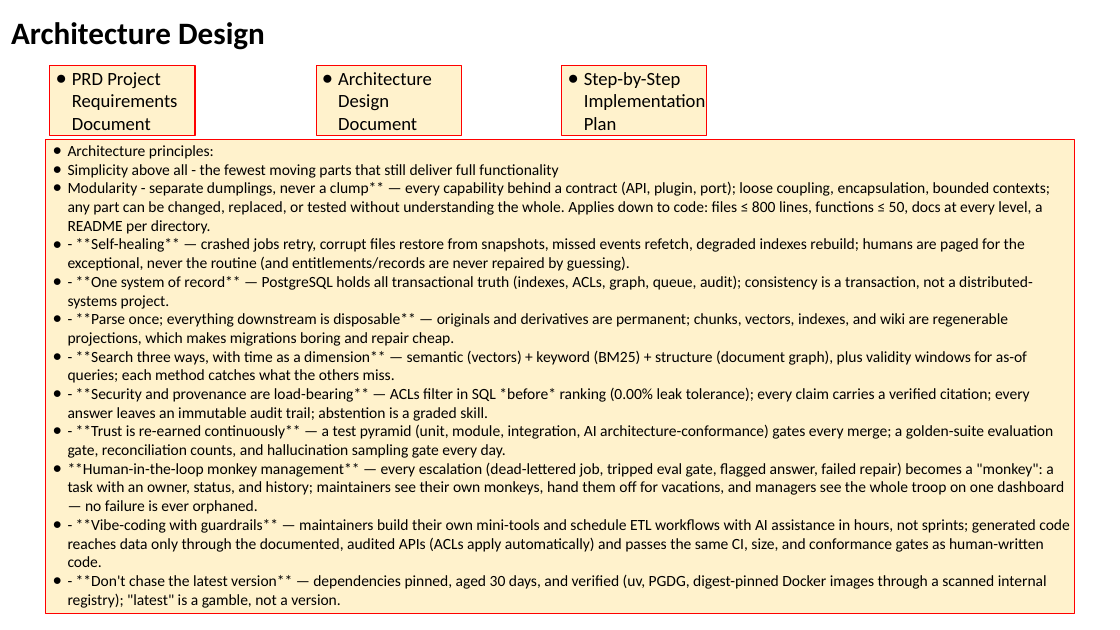
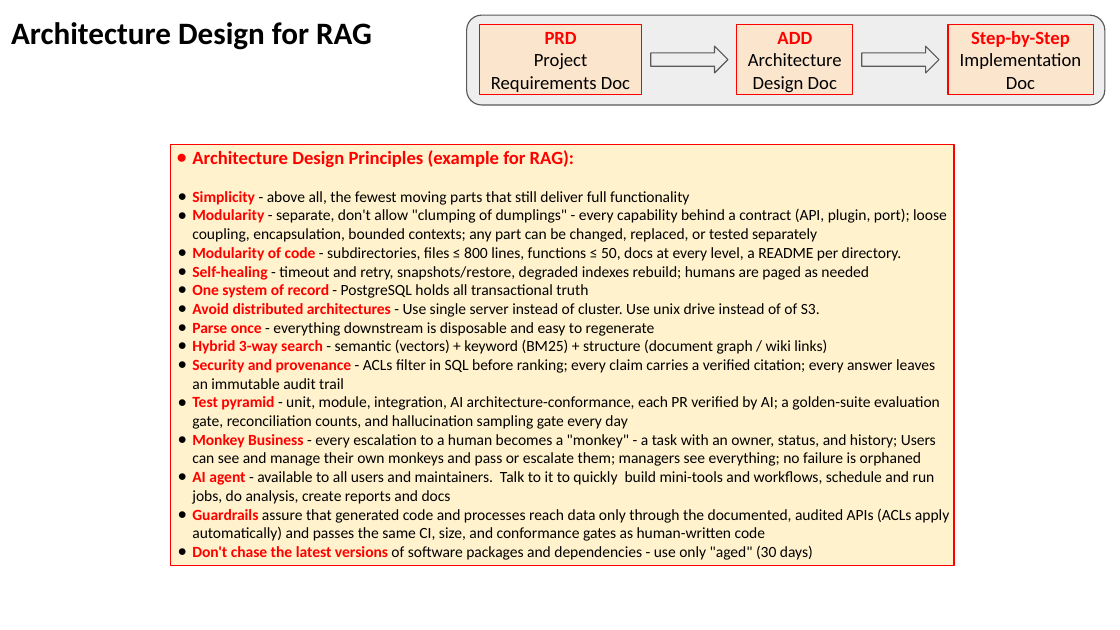
Before and after one commit to lselector/seminar, a slide deck: slide 26 of 2026/2026-09-04-AI-Updates.pptx (slide 21 before the commit). Drawn at 1120x630 pixels with LibreOffice and Linux fonts; fonts in the diff are those of the drawing. Boxes give left, top, right and bottom in pixels: in the first picture for what was removed or moved away, otherwise in the second. Text is boxed around its words. In the diff, an @@ line names an element or a change of style, - is before the commit and + after.

Commit message:
update

```diff
--- a/2026/2026-09-04-AI-Updates.pptx
+++ b/2026/2026-09-04-AI-Updates.pptx
@@ text at (11, 22, 372, 50): text changed @@
-Architecture Design
+Architecture Design for RAG
@@ rounded rectangle added at (467, 16, 1105, 105), fill #EEEEEE, outline #595959 0.75 pt @@
@@ rectangle "PRD Project Requirements Doc" at (479, 25, 642, 95): fill #FFF2CC to #FCE5CD @@
@@ rectangle "PRD Project Requirements Doc": place and size @@
-rectangle "PRD Project Requirements Doc" at (49, 66, 195, 137)
+rectangle "PRD Project Requirements Doc" at (479, 25, 642, 95)
@@ rectangle added at (737, 25, 853, 95), fill #FCE5CD, outline #FF0000 0.75 pt, 12 pt, text #000000 @@
+ADD
+Architecture Design Doc
@@ rectangle "Step-by-Step Implementation Doc": place and size @@
-rectangle "Step-by-Step Implementation Doc" at (562, 66, 708, 137)
+rectangle "Step-by-Step Implementation Doc" at (948, 25, 1093, 95)
@@ rectangle "Step-by-Step Implementation Doc" at (948, 25, 1093, 95): fill #FFF2CC to #FCE5CD @@
@@ text in rectangle at (491, 32, 630, 92): text changed @@
-● PRD Project Requirements Document
+PRD
+Project Requirements Doc
@@ right arrow added at (651, 46, 728, 73), fill #EEEEEE, outline #595959 0.72 pt @@
@@ right arrow added at (861, 46, 939, 73), fill #EEEEEE, outline #595959 0.72 pt @@
@@ text in rectangle at (960, 31, 1081, 89): text changed @@
-● Step-by-Step Implementation Plan
+Step-by-Step Implementation Doc
@@ rectangle removed at (316, 66, 461, 137) @@
-● Architecture Design Document
@@ rectangle "Architecture Design Principles (example for ...": place and size @@
-rectangle "Architecture Design Principles (example for ..." at (46, 140, 1075, 614)
+rectangle "Architecture Design Principles (example for ..." at (170, 144, 954, 566)
@@ text in rectangle at (192, 150, 949, 560): text changed @@
-● Architecture principles:
-● Simplicity above all - the fewest moving parts that still deliver full functionality
-● Modularity - separate dumplings, never a clump** — every capability behind a contract (API, plugin, port); loose coupling, encapsulation, bounded contexts; any part can be changed, replaced, or tested without understanding the whole. Applies down to code: files ≤ 800 lines, functions ≤ 50, docs at every level, a README per directory.
-● - **Self-healing** — crashed jobs retry, corrupt files restore from snapshots, missed events refetch, degraded indexes rebuild; humans are paged for the exceptional, never the routine (and entitlements/records are never repaired by guessing).
-● - **One system of record** — PostgreSQL holds all transactional truth (indexes, ACLs, graph, queue, audit); consistency is a transaction, not a distributed-systems project.
-● - **Parse once; everything downstream is disposable** — originals and derivatives are permanent; chunks, vectors, indexes, and wiki are regenerable projections, which makes migrations boring and repair cheap.
-● - **Search three ways, with time as a dimension** — semantic (vectors) + keyword (BM25) + structure (document graph), plus validity windows for as-of queries; each method catches what the others miss.
-● - **Security and provenance are load-bearing** — ACLs filter in SQL *before* ranking (0.00% leak tolerance); every claim carries a verified citation; every answer leaves an immutable audit trail; abstention is a graded skill.
-● - **Trust is re-earned continuously** — a test pyramid (unit, module, integration, AI architecture-conformance) gates every merge; a golden-suite evaluation gate, reconciliation counts, and hallucination sampling gate every day.
-● **Human-in-the-loop monkey management** — every escalation (dead-lettered job, tripped eval gate, flagged answer, failed repair) becomes a "monkey": a task with an owner, status, and history; maintainers see their own monkeys, hand them off for vacations, and managers see the whole troop on one dashboard — no failure is ever orphaned.
-● - **Vibe-coding with guardrails** — maintainers build their own mini-tools and schedule ETL workflows with AI assistance in hours, not sprints; generated code reaches data only through the documented, audited APIs (ACLs apply automatically) and passes the same CI, size, and conformance gates as human-written code.
-● - **Don't chase the latest version** — dependencies pinned, aged 30 days, and verified (uv, PGDG, digest-pinned Docker images through a scanned internal registry); "latest" is a gamble, not a version.
+● Architecture Design Principles (example for RAG):
+● Simplicity - above all, the fewest moving parts that still deliver full functionality
+● Modularity - separate, don't allow "clumping of dumplings" - every capability behind a contract (API, plugin, port); loose coupling, encapsulation, bounded contexts; any part can be changed, replaced, or tested separately
+● Modularity of code - subdirectories, files ≤ 800 lines, functions ≤ 50, docs at every level, a README per directory.
+● Self-healing - timeout and retry, snapshots/restore, degraded indexes rebuild; humans are paged as needed
+● One system of record - PostgreSQL holds all transactional truth
+● Avoid distributed architectures - Use single server instead of cluster. Use unix drive instead of of S3.
+● Parse once - everything downstream is disposable and easy to regenerate
+● Hybrid 3-way search - semantic (vectors) + keyword (BM25) + structure (document graph / wiki links)
+● Security and provenance - ACLs filter in SQL before ranking; every claim carries a verified citation; every answer leaves an immutable audit trail
+● Test pyramid - unit, module, integration, AI architecture-conformance, each PR verified by AI; a golden-suite evaluation gate, reconciliation counts, and hallucination sampling gate every day
+● Monkey Business - every escalation to a human becomes a "monkey" - a task with an owner, status, and history; Users can see and manage their own monkeys and pass or escalate them; managers see everything; no failure is orphaned
+● AI agent - available to all users and maintainers. Talk to it to quickly build mini-tools and workflows, schedule and run jobs, do analysis, create reports and docs
+● Guardrails assure that generated code and processes reach data only through the documented, audited APIs (ACLs apply automatically) and passes the same CI, size, and conformance gates as human-written code
+● Don't chase the latest versions of software packages and dependencies - use only "aged" (30 days)
```
Also in this commit, not shown: 9 other slides changed, 6 slides added, 1 slide removed.
